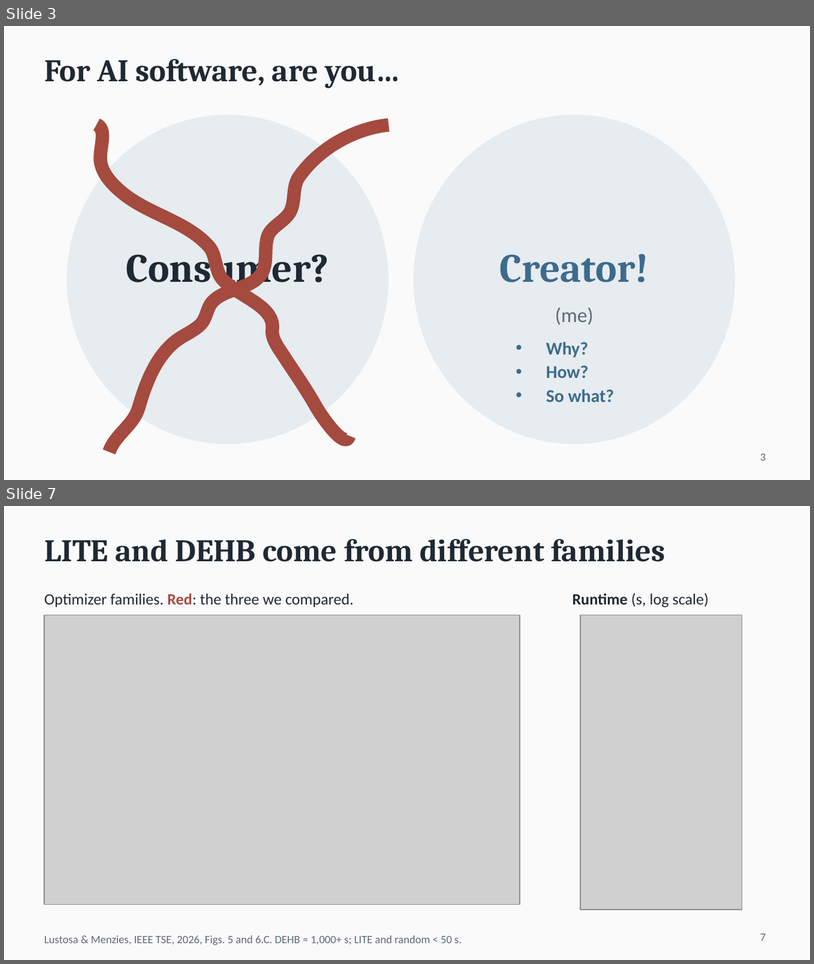
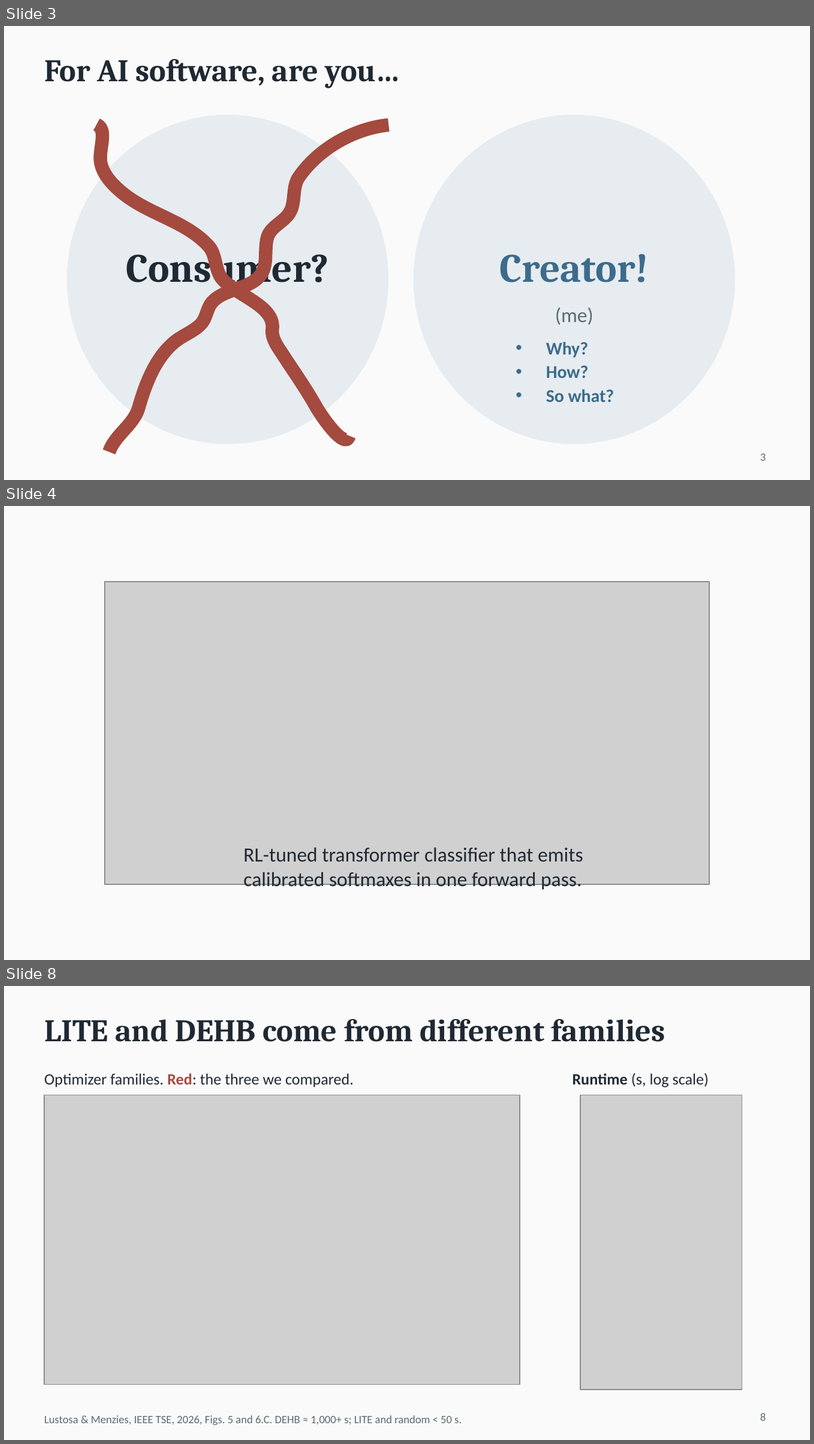
Before and after one commit to timm/misc, a slide deck: 26/ase26/DRR_slides_v5.pptx. Shown one above the other, each under a label of ours: slides 3 and 7 before the commit, slides 3, 4 and 8 after it; the slides between them are not shown. The pictures are 814x964 and 814x1444 pixels, drawn with LibreOffice and Linux fonts; fonts in the diff are those of the drawing; grey boxes stand for pictures. Boxes give left, top, right and bottom in pixels: in the first picture for what was removed or moved away, otherwise in the second. Text is boxed around its words. In the diff, an @@ line names an element or a change of style, - is before the commit and + after.

```diff
--- a/26/ase26/DRR_slides_v5.pptx
+++ b/26/ase26/DRR_slides_v5.pptx
@@ slide 4 added at <box>4,506,810,960</box>, background #FAFAFA @@
@@ picture added at <box>105,582,710,884</box> @@
@@ text added at <box>243,847,584,891</box>, 18 pt, text #1F2933 @@
+RL-tuned transformer classifier that emits calibrated softmaxes in one forward pass.
@@ what was slide 7 is now slide 8 @@
@@ page number at <box>761,1413,766,1420</box>: text changed @@
-7
+8
```
Also in this commit, not shown: 2 slides changed, 1 other slide added, 1 slide removed.
